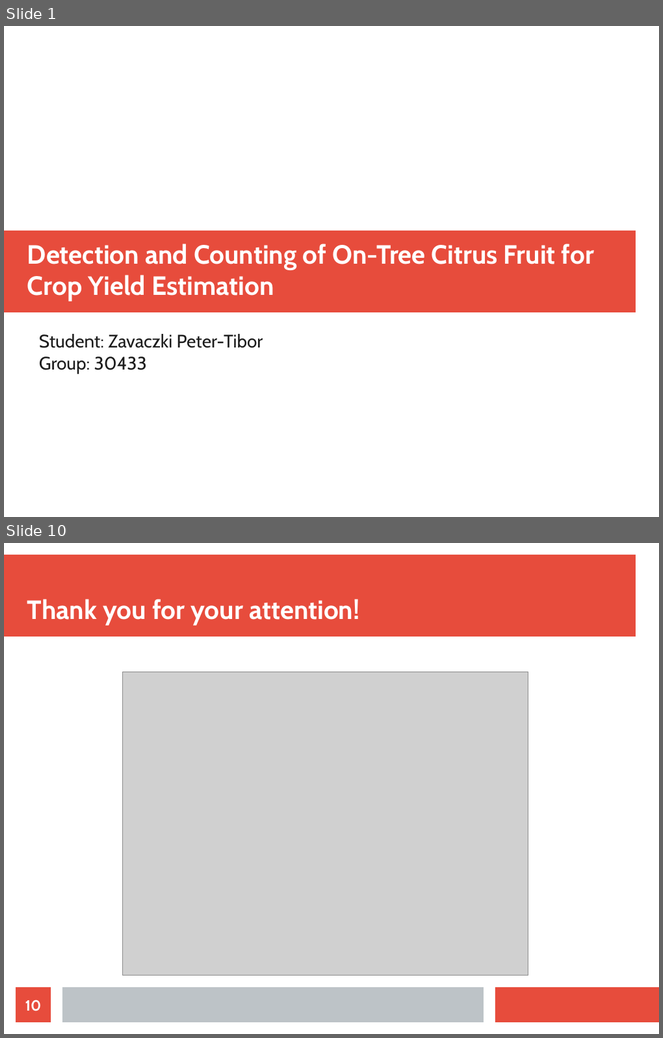
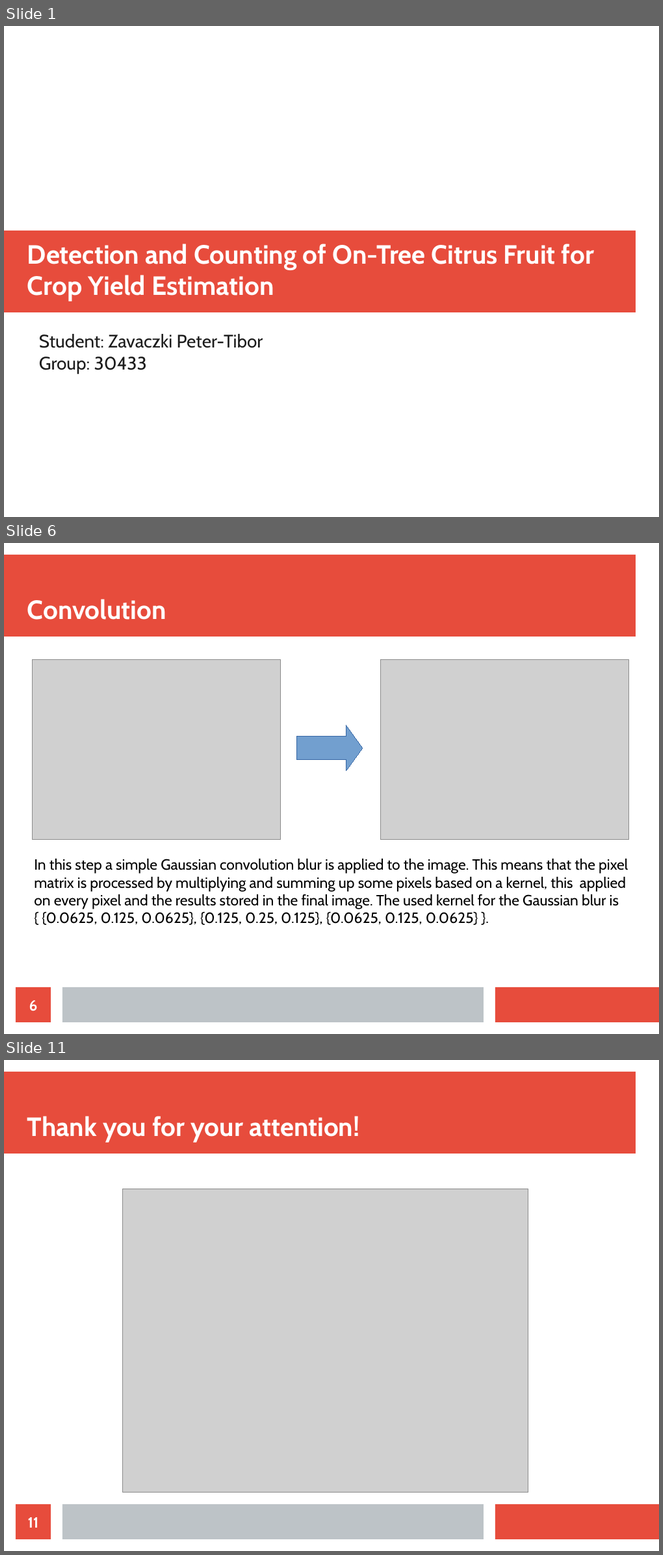
Before and after one commit to bloopeti/IP_OrangeDetection, a slide deck: Documents/Presentation.odp. Shown one above the other, each under a label of ours: slides 1 and 10 before the commit, slides 1, 6 and 11 after it; the slides between them are not shown. The pictures are 663x1038 and 663x1555 pixels, drawn with LibreOffice and Linux fonts; fonts in the diff are those of the drawing; grey boxes stand for pictures. Boxes give left, top, right and bottom in pixels: in the first picture for what was removed or moved away, otherwise in the second. Text is boxed around its words. In the diff, an @@ line names an element or a change of style, - is before the commit and + after.

```diff
--- a/Documents/Presentation.odp
+++ b/Documents/Presentation.odp
@@ slide 6 added at (4, 543, 659, 1034), background #FFFFFF; not listed: 3 template elements that a slide beside it also shows @@
@@ title added at (27, 599, 166, 620), 32 pt, text #FFFFFF, bold @@
+Convolution
@@ picture added at (33, 660, 280, 840) @@
@@ picture added at (381, 660, 629, 839) @@
@@ right arrow added at (297, 726, 363, 771), fill #729FCF, outline #3465A4 0 pt @@
@@ text added at (34, 859, 628, 925), 18 pt, text #000000 @@
+In this step a simple Gaussian convolution blur is applied to the image. This means that the pixel
+matrix is processed by multiplying and summing up some pixels based on a kernel, this applied
+on every pixel and the results stored in the final image. The used kernel for the Gaussian blur is
+{ {0.0625, 0.125, 0.0625}, {0.125, 0.25, 0.125}, {0.0625, 0.125, 0.0625} }.
@@ page number added at (16, 988, 51, 1023), fill #E74C3C, 18 pt, text #FFFFFF, bold @@
+6
@@ what was slide 10 is now slide 11 @@
@@ page number at (28, 1518, 39, 1528): text changed @@
-10
+11
```
Also in this commit, not shown: 1 slide changed, 7 other slides added, 7 slides removed, 8 other files.
